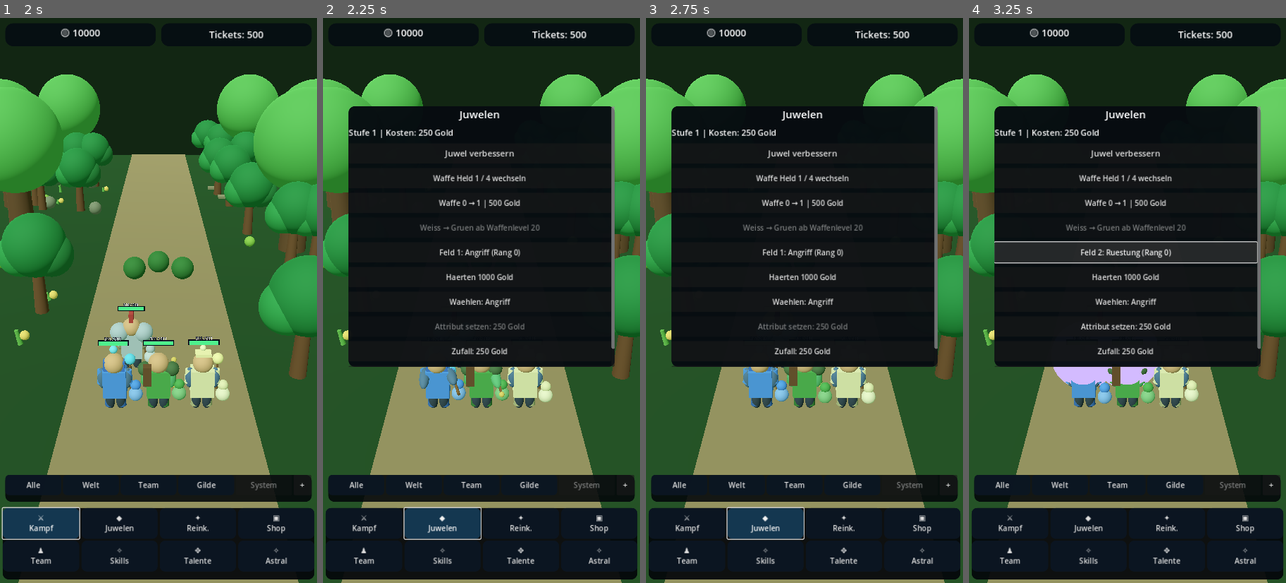
Above: before the commit, frames 1-4 (left to right).
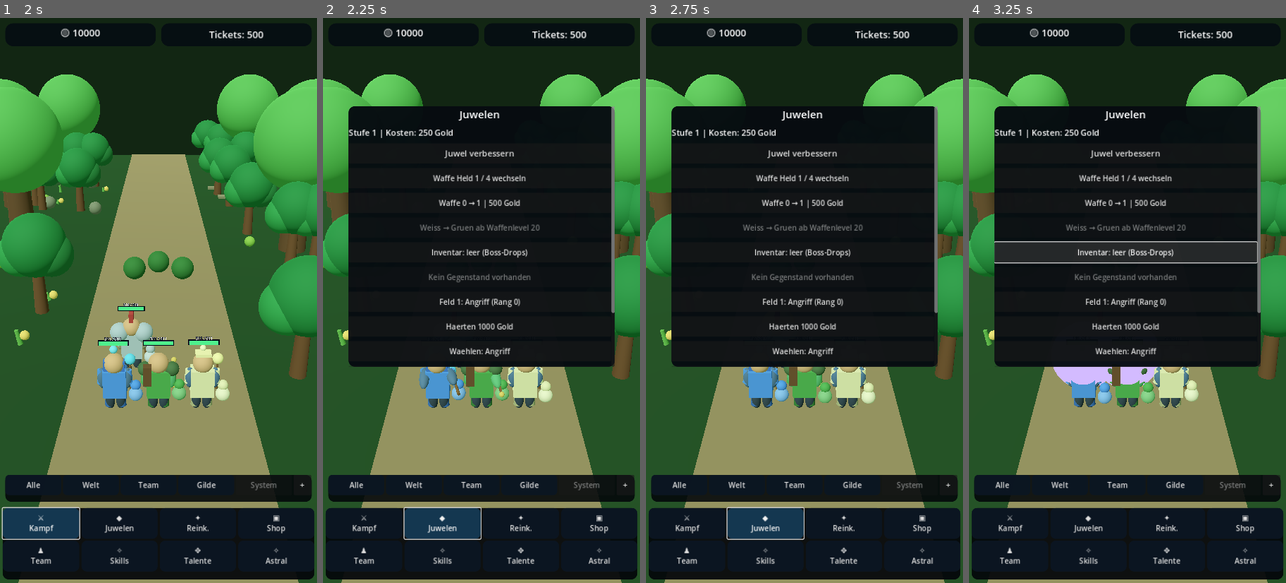
Above: after the commit, the same moments.

Repository: xynewageyx/TitanLegend
Game: Godot game, scene res://scenes/main.tscn
Same seed, same stepped clock (60 frames per second), same inputs: the game is played once before the commit and once after it.
Inputs (mouse positions are in pixels of both pictures, inside the frame that each line leads up to):
- Up to frame 1 (2 s): click "System" at 0.5 s; click "⚔ Kampf" at 1.25 s
- Up to frame 2 (2.25 s): click "◆ Juwelen" at 2 s
- Up to frame 3 (2.75 s): no input
- Up to frame 4 (3.25 s): click (1124, 249) at 2.75 s, where only the run after the commit has a clickable "Inventar: leer (Boss-Drops)"

Frame 1 is identical in both runs. In frame 2, 1.1% of the frame differs, in the area x 33-92%, y 40-60%; in frame 3, 1.1%; in frame 4, 1.1%.

Commit message:
Make boss loot inventory browseable and equipable on Android

Diff:
--- a/scripts/ui_manager.gd
+++ b/scripts/ui_manager.gd
@@ -29,6 +29,9 @@
 var action_button: Button
 var astral_shop_button: Button
 var weapon_hero_slot: int = 0
+var loot_selected_index: int = 0
+var loot_select_button: Button
+var loot_equip_button: Button
 var weapon_upgrade_button: Button
 var weapon_rarity_button: Button
 var weapon_hero_button: Button
@@ -54,6 +57,7 @@
  GameManager.reincarnation_performed.connect(_refresh)
  GameManager.jewel_upgraded.connect(_refresh)
  GameManager.equipment_upgraded.connect(_on_equipment_upgraded)
+ GameManager.loot_changed.connect(_refresh_loot)
  if battle_manager != null:
   battle_manager.battle_status_changed.connect(_on_battle_update)
  _append("System", "Willkommen bei Titan Legends!")
@@ -268,6 +272,8 @@
  weapon_hero_button = _make_button("Held wechseln", modal, _next_weapon_hero, 17)
  weapon_upgrade_button = _make_button("Waffe verbessern", modal, _upgrade_current_weapon, 17)
  weapon_rarity_button = _make_button("Qualitaet verbessern", modal, _upgrade_current_weapon_rarity, 17)
+ loot_select_button = _make_button("Loot ansehen", modal, _next_loot_item, 17)
+ loot_equip_button = _make_button("Loot ausruesten", modal, _equip_selected_loot, 17)
  hardening_select_button = _make_button("Haertungsfeld wechseln", modal, _next_hardening_field, 17)
  hardening_upgrade_button = _make_button("Haerten", modal, _upgrade_current_hardening, 17)
  attribute_select_button = _make_button("Attribut waehlen", modal, _next_hardening_attribute, 17)
@@ -402,6 +408,8 @@
  weapon_hero_button.visible = current_tab == "jewels"
  weapon_upgrade_button.visible = current_tab == "jewels"
  weapon_rarity_button.visible = current_tab == "jewels"
+ loot_select_button.visible = current_tab == "jewels"
+ loot_equip_button.visible = current_tab == "jewels"
  hardening_select_button.visible = current_tab == "jewels"
  hardening_upgrade_button.visible = current_tab == "jewels"
  attribute_select_button.visible = current_tab == "jewels"
@@ -413,6 +421,16 @@
   var weapon_cost: int = GameManager.weapon_upgrade_cost(weapon_hero_slot)
   weapon_upgrade_button.text = "Waffe %d → %d | %d Gold" % [weapon_level, weapon_level + 1, weapon_cost] if weapon_cost > 0 else "Waffe MAX"
   weapon_upgrade_button.disabled = weapon_cost <= 0 or GameManager.current_gold < weapon_cost
+  if GameManager.equipment_inventory.is_empty():
+   loot_select_button.text = "Inventar: leer (Boss-Drops)"
+   loot_equip_button.text = "Kein Gegenstand vorhanden"
+   loot_equip_button.disabled = true
+  else:
+   loot_selected_index = posmod(loot_selected_index, GameManager.equipment_inventory.size())
+   var selected_loot: Dictionary = GameManager.equipment_inventory[loot_selected_index]
+   loot_select_button.text = "Inventar %d/%d: %s" % [loot_selected_index + 1, GameManager.equipment_inventory.size(), GameManager.loot_item_name(selected_loot)]
+   loot_equip_button.text = "Held %d ausruesten: %s" % [weapon_hero_slot + 1, GameManager.LOOT_SLOTS[int(selected_loot["slot"])]]
+   loot_equip_button.disabled = int(GameManager.equipped_loot[weapon_hero_slot][int(selected_loot["slot"])]) == int(selected_loot["id"])
   var weapon_rarity: int = GameManager.weapon_rarities[weapon_hero_slot]
   var rarity_cost: int = GameManager.weapon_rarity_upgrade_cost(weapon_hero_slot)
   var rarity_text: String = GameManager.WEAPON_RARITIES[weapon_rarity]
@@ -472,6 +490,22 @@
   _append("System", "Waffenqualitaet fuer Held %d verbessert" % (weapon_hero_slot + 1))
  _refresh()
 
+func _refresh_loot() -> void:
+ _refresh()
+
+func _next_loot_item() -> void:
+ if not GameManager.equipment_inventory.is_empty():
+  loot_selected_index = (loot_selected_index + 1) % GameManager.equipment_inventory.size()
+ _refresh()
+
+func _equip_selected_loot() -> void:
+ if GameManager.equipment_inventory.is_empty():
+  return
+ var item: Dictionary = GameManager.equipment_inventory[loot_selected_index]
+ if GameManager.equip_loot(weapon_hero_slot, int(item["id"])):
+  _append("System", "Gegenstand ausgeruestet: " + GameManager.loot_item_name(item))
+ _refresh()
+
 func _next_hardening_field() -> void:
  hardening_field = (hardening_field + 1) % 4
  _refresh()
